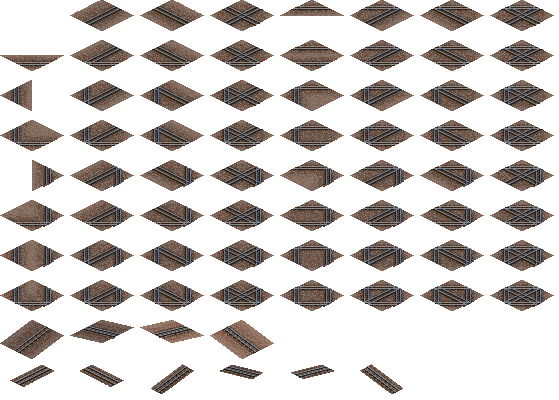
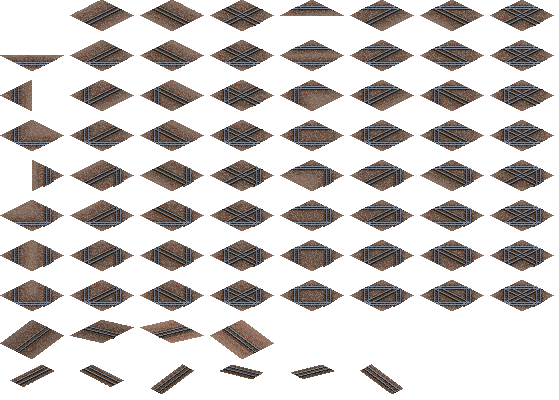
Revision of a layered w=559, h=400 image; what changed, layer by layer:
painted on "1067_full" over left=13, top=326, right=401, bottom=393
renamed "1067_full" to "rail_b_1067_wood_full", painted on it over left=0, top=0, right=554, bottom=359
painted on "ballast_1067_jp_wood" over left=47, top=167, right=540, bottom=289
painted on "ballast_jp_def" over left=0, top=0, right=554, bottom=394
